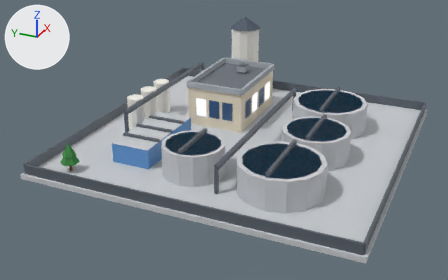
An edit to the glTF model public/models/x2/34.glb, drawn before and after from the same camera.
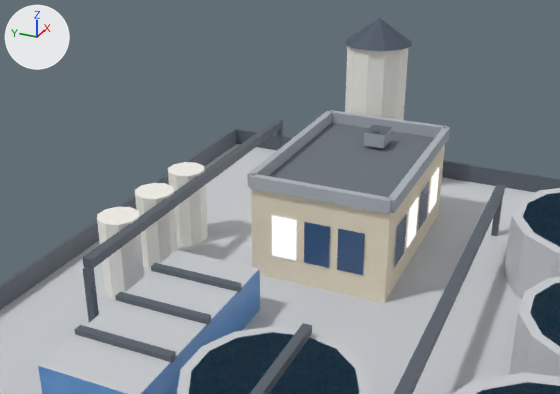
There are two pictures of each version: one whole from a 50 mm lens placed at (-3.35, -1.35, 1.66), pointed at (-0.16, 0.09, 0.07), one close up from a 50 mm lens placed at (-1.61, -0.39, 1.12), pointed at (0.28, 0.46, 0.17). The axes (+X, +Y, +Z) are drawn at upper left. The lights are the same throughout. The first two pictures are the older version. Vertices at exactly the same position are counted once.

Objects in the first close-up: 'b34_x2'.
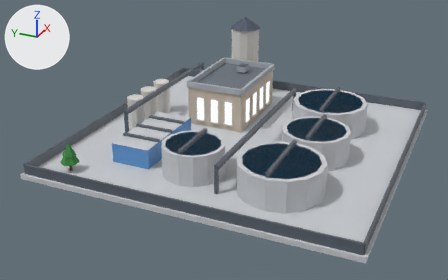
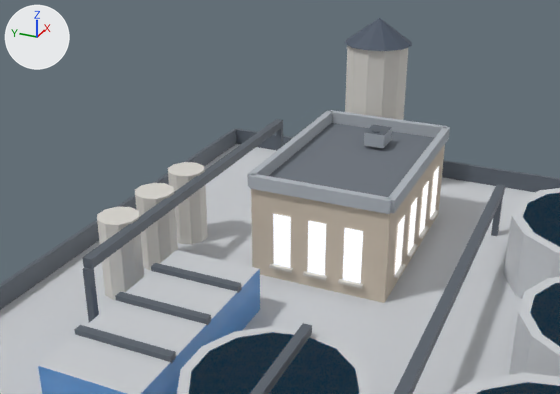
Location of each change, [x1, y1, x2, y2] in pixels of the close-ups (560 x 394 px):
'b34_x2', surface changed, reshaped: [0, 18, 560, 394] in both
part 1 of me_b34_x2, rebuilt (26% narrower, 17% taller): before [304, 222, 330, 268]; after [307, 221, 326, 275]
part 2 of me_b34_x2, rebuilt: before [407, 197, 419, 248]; after [408, 198, 417, 253]
part 3 of me_b34_x2, rebuilt (27% narrower, 20% taller): before [272, 216, 297, 261]; after [273, 214, 291, 268]
part 4 of me_b34_x2, rebuilt (17% narrower, 13% taller): before [429, 167, 440, 213]; after [430, 166, 439, 218]
part 5 of me_b34_x2, rebuilt (21% narrower, 9% taller): before [394, 214, 407, 268]; after [395, 215, 405, 274]
part 6 of me_b34_x2, rebuilt (15% narrower, 12% taller): before [418, 181, 430, 230]; after [419, 181, 429, 236]
part 7 of me_b34_x2, rebuilt (28% narrower, 19% taller): before [337, 229, 365, 275]; after [343, 228, 363, 283]
part 8 of me_b34_x2, added: after [269, 210, 439, 288]

Patch to the scene script:
```diff
--- a/public/models/x2/34.glb.py
+++ b/public/models/x2/34.glb.py
@@ mat_wall_cream @@
 n2 = _N.new('ShaderNodeMix'); n2.name = 'Mix'
 n2.inputs[0].default_value = 1.0  # 'Factor'
-n2.inputs[7].default_value = (0.823, 0.738, 0.578, 1.0)  # 'B', pale yellow #eadfc8
+n2.inputs[7].default_value = (0.604, 0.521, 0.423, 1.0)  # 'B', light grey #ccbfae
 n3 = _N.new('ShaderNodeVertexColor'); n3.name = 'Color Attribute'
@@ mat_wall_white @@
 n2 = _N.new('ShaderNodeMix'); n2.name = 'Mix'
 n2.inputs[0].default_value = 1.0  # 'Factor'
-n2.inputs[7].default_value = (0.896, 0.88, 0.823, 1.0)  # 'B', white #f3f1ea
+n2.inputs[7].default_value = (0.68, 0.658, 0.617, 1.0)  # 'B', light grey #d7d4ce
 n3 = _N.new('ShaderNodeVertexColor'); n3.name = 'Color Attribute'
@@ mat_white @@
+mat_white = bpy.data.materials.new('white')
+# nodes: BsdfPrincipled, Mix, OutputMaterial, VertexColor
+# colours: light grey #cecbc4, mixed with the vertex colours
@@ mat_glow_window_res @@
+mat_glow_window_res = bpy.data.materials.new('glow_window_res')
+# nodes: BsdfPrincipled, Mix, OutputMaterial, VertexColor
+# colours: blue #3d5a82, mixed with the vertex colours
@@ me_b34_x2 @@
 # used by ob_b34_x2; location = (0.0, 0.0, 0.0)
-me_b34_x2.from_pydata(...)  # 644 vertices, 821 faces; spans x -0.98..0.98, y -0.98..0.98, z 0.0..0.61
+me_b34_x2.from_pydata(...)  # 728 vertices, 877 faces; spans x -0.98..0.98, y -0.98..0.98, z 0.0..0.61
+# me_b34_x2 part 1: the loose piece of 4 vertices spanning x 0.07, y 0.22..0.3, z 0.1..0.22 is rebuilt with 4 vertices and now spans x 0.07, y 0.24..0.28, z 0.07..0.23, in mat_glow_window_res
+# me_b34_x2 part 2: the loose piece of 4 vertices spanning x 0.25..0.35, y 0.07, z 0.1..0.22 is rebuilt with 4 vertices and now spans x 0.27..0.33, y 0.07, z 0.07..0.23, in mat_glow_window_res
+# me_b34_x2 part 3: the loose piece of 4 vertices spanning x 0.07, y 0.32..0.39, z 0.1..0.22 is rebuilt with 4 vertices and now spans x 0.07, y 0.33..0.38, z 0.07..0.23, in mat_glow_window_res
+# me_b34_x2 part 4: the loose piece of 4 vertices spanning x 0.49..0.59, y 0.07, z 0.1..0.22 is rebuilt with 4 vertices and now spans x 0.52..0.58, y 0.07, z 0.07..0.23, in mat_glow_window_res
+# me_b34_x2 part 5: the loose piece of 4 vertices spanning x 0.13..0.23, y 0.07, z 0.1..0.22 is rebuilt with 4 vertices and now spans x 0.14..0.2, y 0.07, z 0.07..0.23, in mat_glow_window_res
+# me_b34_x2 part 6: the loose piece of 4 vertices spanning x 0.37..0.47, y 0.07, z 0.1..0.22 is rebuilt with 4 vertices and now spans x 0.39..0.45, y 0.07, z 0.07..0.23, in mat_glow_window_res
+# me_b34_x2 part 7: the loose piece of 4 vertices spanning x 0.07, y 0.13..0.2, z 0.1..0.22 is rebuilt with 4 vertices and now spans x 0.07, y 0.14..0.19, z 0.07..0.23, in mat_glow_window_res
+# me_b34_x2 part 8: 84 vertices added at x 0.06..0.66, y 0.06..0.46, z 0.07
+# other edits to the shape of me_b34_x2 do not show in these pictures
 me_b34_x2.materials.append(mat_concrete)
@@ me_b34_x2 @@
 me_b34_x2.materials.append(mat_roof_flat)
-me_b34_x2.materials.append(mat_glass_dark)
-me_b34_x2.materials.append(mat_glow_window)
 me_b34_x2.materials.append(mat_slab)
@@ me_b34_x2 @@
 me_b34_x2.materials.append(mat_tree_green)
+me_b34_x2.materials.append(mat_glow_window_res)
+me_b34_x2.materials.append(mat_white)
```
